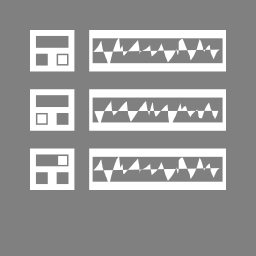
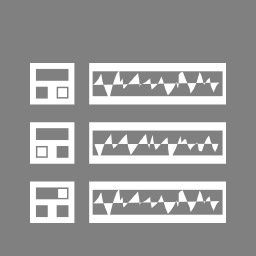
Before/after of a 256x256 layered artwork. What changed in the layer stack:
added layer "Transformation" above "edit-page.png" over 30, 63, 226, 223
painted on "edit-page.png" over 30, 30, 226, 190
